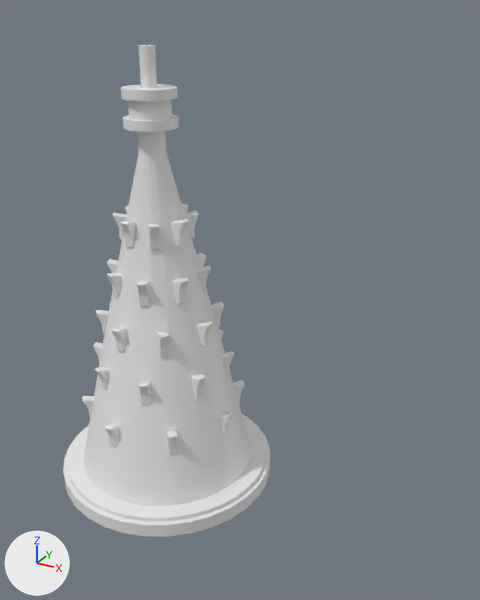
What one commit did to the FBX model Assets/Project/Art/Environment/Kit Far/SM_Far_Tower_Top.fbx.
One viewpoint serves both versions: a 50 mm camera at (17.8, -55.4, 82.6) aimed at (-20.8, 14.8, 47.5). Every picture has the same lights, and +X, +Y and +Z are marked at lower left. Where no turn or scale is listed for an object, it has been applied to the vertices.

Objects in the first picture: 'SM_Far_Tower_Top'.
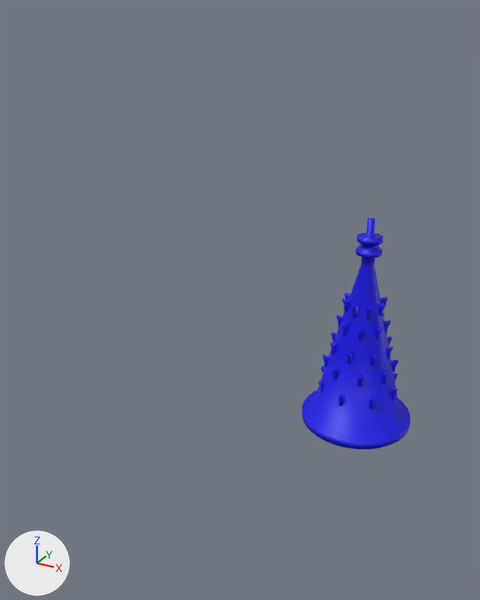
What changed in the scene script:
```text
Add mat_material_008:
    mat_material_008 = principled_material('Material.008')
    mat_material_008.base_color = (0.00284, 0.0, 0.8)  # blue #0900e7
Change me_sm_far_tower_top:
    used by ob_sm_far_tower_top; location = (-14.0, -12.0, 40.0)
    remove me_sm_far_tower_top.from_pydata(...)  # 2241 vertices, 2160 faces; spans x -9.9..9.9, y -9.9..9.9, z 0.0..40.0
    add me_sm_far_tower_top.from_pydata(...)  # 2305 vertices, 2024 faces; spans x -9.9..9.9, y -9.9..9.9, z 0.0..40.0
    me_sm_far_tower_top part 1: the loose piece of 44 vertices spanning x -4.5..-2.2, y -1.8..-0.1, z 20.4..22.6 is rebuilt with 44 vertices and now spans x -4.6..-2.3, y -1.6..-0.1, z 19.8..22.1, in mat_material_008 (blue #0900e7)
    me_sm_far_tower_top part 2: the loose piece of 44 vertices spanning x -3.0..-1.6, y -6.0..-3.7, z 12.2..14.4 is rebuilt with 44 vertices and now spans x -3.1..-1.6, y -6.2..-3.9, z 12.0..14.2, in mat_material_008 (blue #0900e7)
    me_sm_far_tower_top part 3: the loose piece of 44 vertices spanning x 3.9..6.2, y 1.0..2.6, z 12.2..14.4 is rebuilt with 44 vertices and now spans x 4.1..6.4, y 1.1..2.7, z 12.0..14.2, in mat_material_008 (blue #0900e7)
    me_sm_far_tower_top part 4: the loose piece of 44 vertices spanning x 1.0..2.6, y -6.2..-3.9, z 12.2..14.4 is rebuilt with 44 vertices and now spans x 1.1..2.7, y -6.4..-4.1, z 12.0..14.2, in mat_material_008 (blue #0900e7)
    me_sm_far_tower_top part 5: the loose piece of 44 vertices spanning x 2.5..4.6, y 1.6..3.7, z 16.3..18.5 is rebuilt with 44 vertices and now spans x 2.4..4.5, y 2.0..4.1, z 15.6..17.8, in mat_material_008 (blue #0900e7)
    me_sm_far_tower_top part 6: the loose piece of 44 vertices spanning x 1.6..3.7, y -4.6..-2.5, z 16.3..18.5 is rebuilt with 44 vertices and now spans x 2.0..4.1, y -4.5..-2.4, z 15.6..17.8, in mat_material_008 (blue #0900e7)
    me_sm_far_tower_top part 7: the loose piece of 44 vertices spanning x -6.2..-3.9, y -2.6..-1.0, z 12.2..14.4 is rebuilt with 44 vertices and now spans x -6.4..-4.1, y -2.7..-1.1, z 12.0..14.2, in mat_material_008 (blue #0900e7)
    me_sm_far_tower_top part 8: the loose piece of 44 vertices spanning x 3.7..6.0, y -3.0..-1.6, z 12.2..14.4 is rebuilt with 44 vertices and now spans x 3.9..6.2, y -3.1..-1.6, z 12.0..14.2, in mat_material_008 (blue #0900e7)
    me_sm_far_tower_top part 9: the loose piece of 44 vertices spanning x -4.6..-2.5, y -3.7..-1.6, z 16.3..18.5 is rebuilt with 44 vertices and now spans x -4.5..-2.4, y -4.1..-2.0, z 15.6..17.8, in mat_material_008 (blue #0900e7)
    me_sm_far_tower_top part 10: the loose piece of 44 vertices spanning x 1.2..3.5, y -1.0..-0.2, z 24.9..27.1 is deleted
    me_sm_far_tower_top part 11: the loose piece of 44 vertices spanning x -1.0..-0.2, y -3.5..-1.2, z 24.9..27.1 is deleted
    me_sm_far_tower_top part 12: the loose piece of 44 vertices spanning x 0.2..1.0, y 1.2..3.5, z 24.9..27.1 is deleted
    me_sm_far_tower_top part 13: 62 vertices moved from x -3.4..4.2, y -4.2..3.4, z 20.4..22.6 to x -3.4..4.2, y -4.2..3.4, z 19.8..22.1; 548 vertices removed from x -5.6..5.6, y -5.6..5.6, z 16.3..27.1; 724 vertices added at x -5.8..5.8, y -5.8..5.8, z 15.6..25.9
    me_sm_far_tower_top part 14: 64 vertices added at x -1.6..1.6, y -1.6..1.6, z 35.2..35.8
    me_sm_far_tower_top part 15: 790 faces spanning x -9.9..9.9, y -9.9..9.9, z 0.0..40.0 switch from no material to mat_material_008 (blue #0900e7)
    me_sm_far_tower_top part 16: the surface is now shaded smooth
Change ob_sm_far_tower_top:
    ob_sm_far_tower_top.location: (-14.0, -12.0, 40.0) -> (-14.0, 47.0, 11.0)
```

Changed parts and their boxes (x1, y1, x2, y2) in the pictures (480 x 600 px; the box of a moved part takes in the faces that stretch with it):
'SM_Far_Tower_Top', reshaped, moved (48% narrower, 53% shorter): before (63, 45, 270, 537); after (302, 218, 410, 449)
part 1 of me_sm_far_tower_top, rebuilt: before (107, 259, 118, 273); after (336, 315, 342, 328)
part 2 of me_sm_far_tower_top, rebuilt: before (95, 367, 109, 391); after (332, 368, 339, 380)
part 3 of me_sm_far_tower_top, rebuilt: before (222, 351, 234, 376); after (391, 360, 398, 372)
part 4 of me_sm_far_tower_top, rebuilt: before (139, 381, 151, 405); after (357, 374, 363, 386)
part 5 of me_sm_far_tower_top, rebuilt: before (211, 302, 225, 328); after (388, 336, 392, 347)
part 6 of me_sm_far_tower_top, rebuilt: before (157, 332, 169, 357); after (370, 354, 377, 365)
part 7 of me_sm_far_tower_top, rebuilt: before (93, 342, 103, 363); after (322, 355, 329, 367)
part 8 of me_sm_far_tower_top, rebuilt (44% narrower, 50% shorter): before (191, 374, 206, 399); after (382, 371, 390, 383)
part 9 of me_sm_far_tower_top, rebuilt: before (96, 310, 109, 335); after (330, 343, 337, 355)
part 10 of me_sm_far_tower_top, deleted: before (171, 219, 189, 247)
part 11 of me_sm_far_tower_top, deleted: before (120, 221, 136, 247)
part 12 of me_sm_far_tower_top, deleted: before (182, 204, 188, 214)
part 13 of me_sm_far_tower_top, moved or reshaped: before (107, 211, 213, 352); after (331, 292, 393, 364)
part 14 of me_sm_far_tower_top, added: after (359, 243, 380, 253)
part 15 of me_sm_far_tower_top, recoloured: before (63, 45, 270, 537); after (302, 218, 410, 449)
